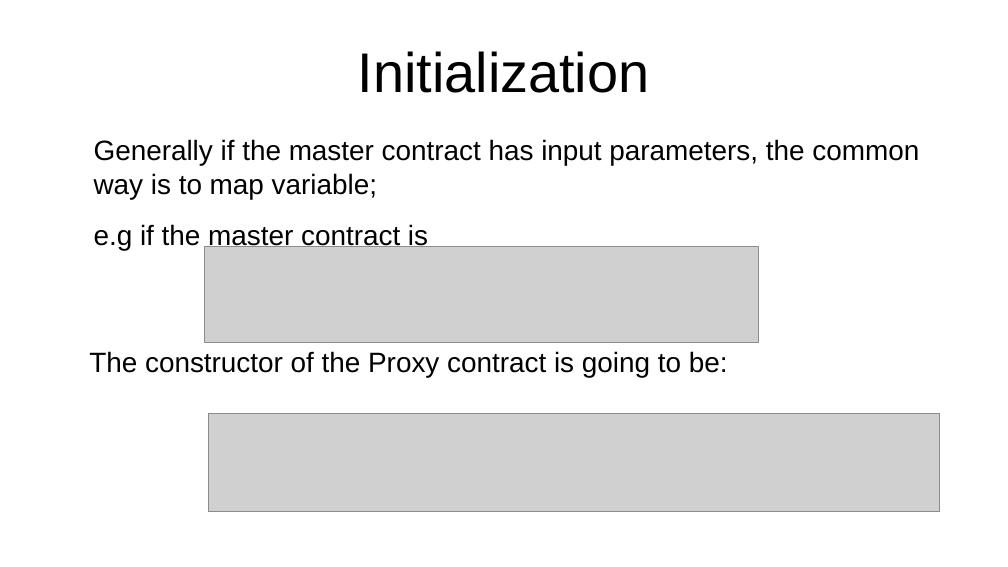
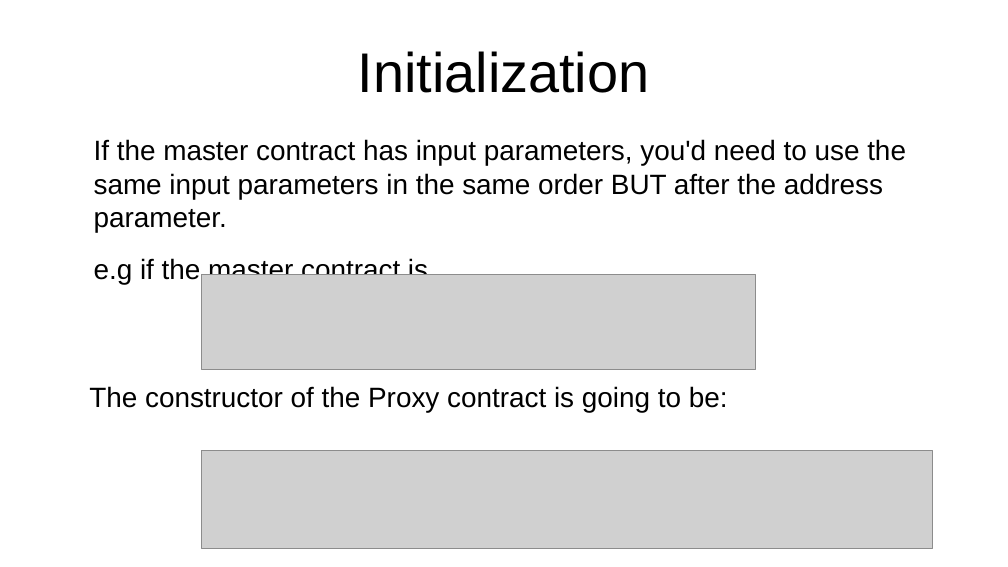
Before and after one commit to bunsenstraat/remix-workshops-cleanup, a slide deck: slide 18 of proxyContractAwardToken/ProxyContract.odp (slide 17 before the commit). Drawn at 1008x567 pixels with LibreOffice and Linux fonts; fonts in the diff are those of the drawing; grey boxes stand for pictures. Boxes give left, top, right and bottom in pixels: in the first picture for what was removed or moved away, otherwise in the second. Text is boxed around its words. In the diff, an @@ line names an element or a change of style, - is before the commit and + after.

```diff
--- a/proxyContractAwardToken/ProxyContract.odp
+++ b/proxyContractAwardToken/ProxyContract.odp
@@ text at (94, 139, 906, 232): text changed @@
-Generally if the master contract has input parameters, the common way is to map variable;
+If the master contract has input parameters, you'd need to use the same input parameters in the same order BUT after the address parameter.
@@ picture: place and size @@
-picture at (205, 247, 759, 342)
+picture at (201, 274, 756, 370)
@@ text "The constructor of the Proxy ...": place and size @@
-text "The constructor of the Proxy ..." at (89, 351, 728, 377)
+text "The constructor of the Proxy ..." at (89, 386, 728, 412)
@@ picture: place and size @@
-picture at (209, 414, 940, 512)
+picture at (201, 451, 933, 549)
```
Also in this commit, not shown: 11 other slides changed, 2 slides added, 14 other files.
